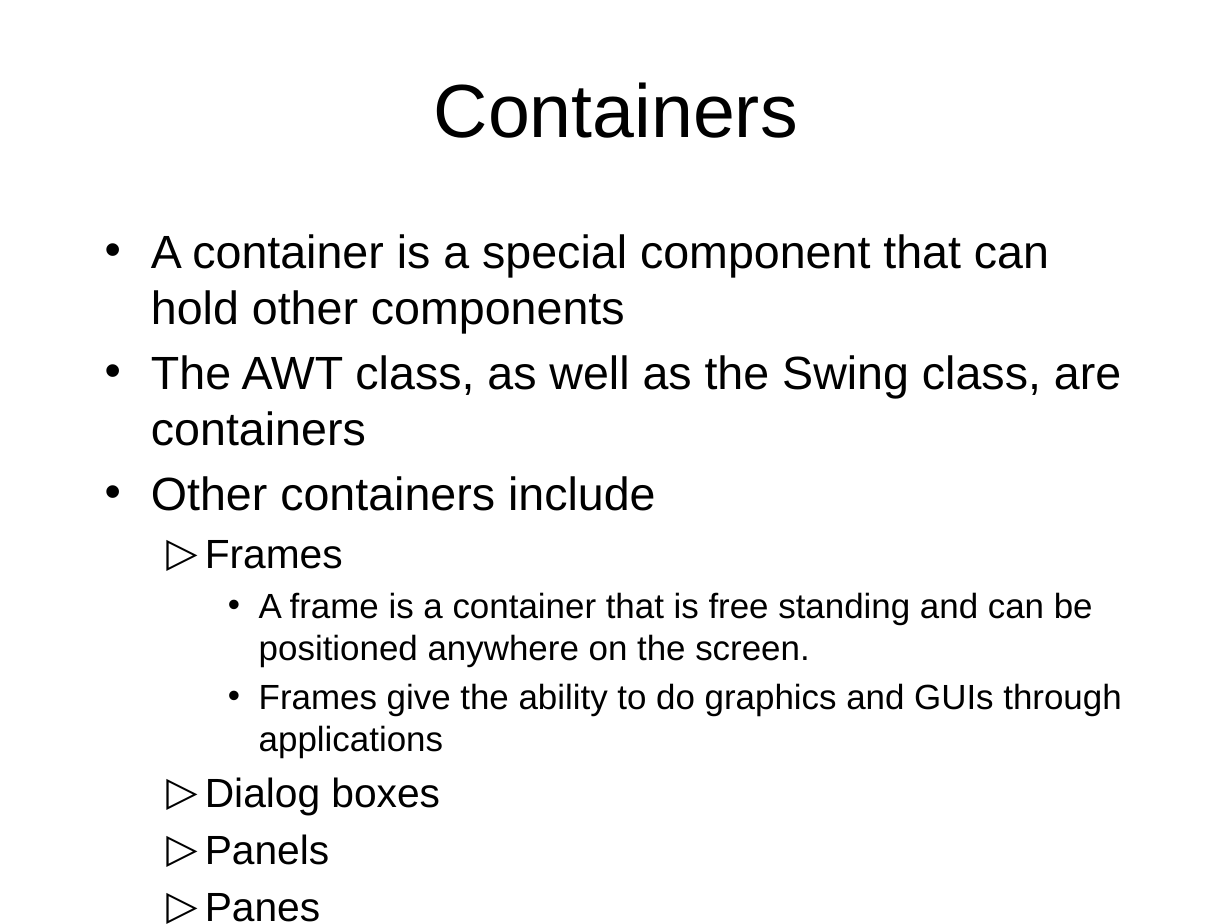
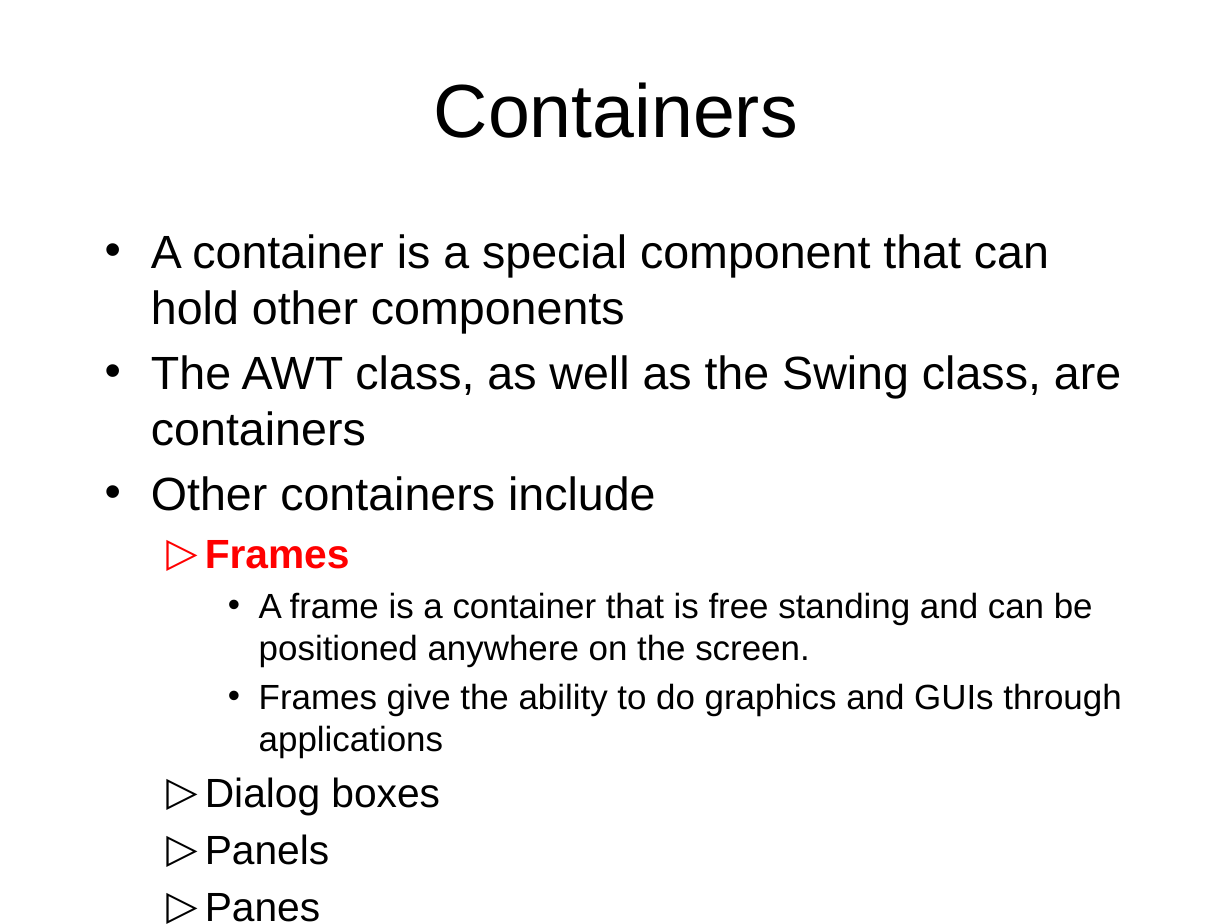
Before and after one commit to octaviordz/zjnu2017.github.io, a slide deck: slide 13 of OOP/lectures/070--GUI.Basics.pptx (slide 11 before the commit). Drawn at 1232x924 pixels with LibreOffice and Linux fonts; fonts in the diff are those of the drawing. Boxes give left, top, right and bottom in pixels: in the first picture for what was removed or moved away, otherwise in the second. Text is boxed around its words. In the diff, an @@ line names an element or a change of style, - is before the commit and + after.

```diff
--- a/OOP/lectures/070--GUI.Basics.pptx
+++ b/OOP/lectures/070--GUI.Basics.pptx
@@ text at (205, 540, 350, 569): text colour #000000 to #FF0000, bold on in "Frames" @@
```
Also in this commit, not shown: 1 other slide changed, 7 slides added.
